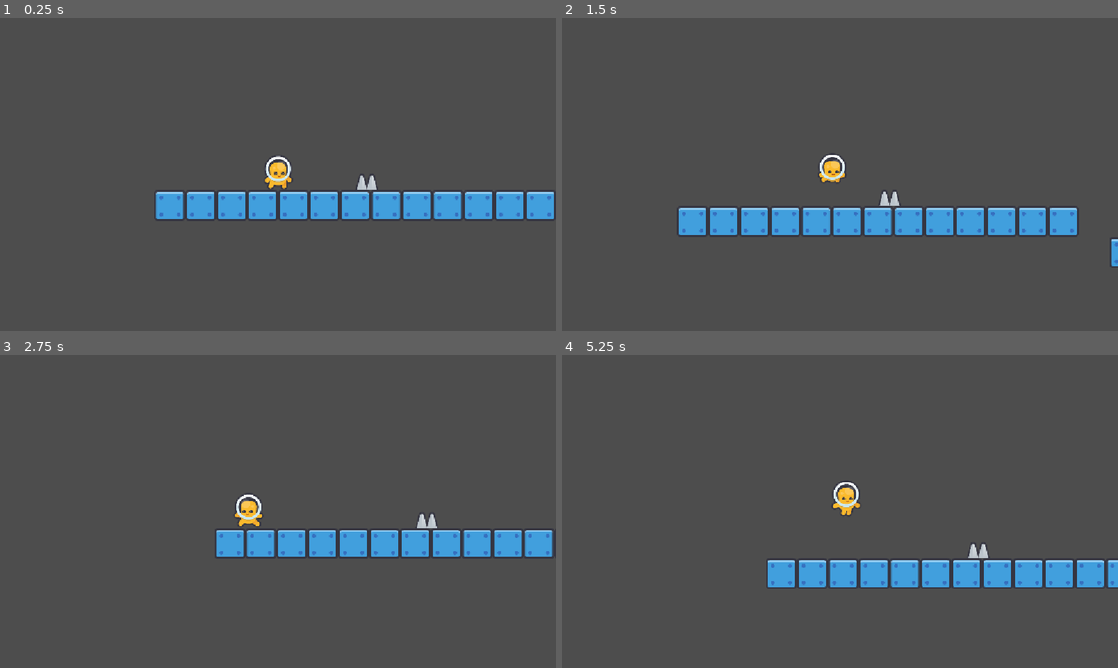
Above: before the commit, frames 1-4 (two rows, left to right).
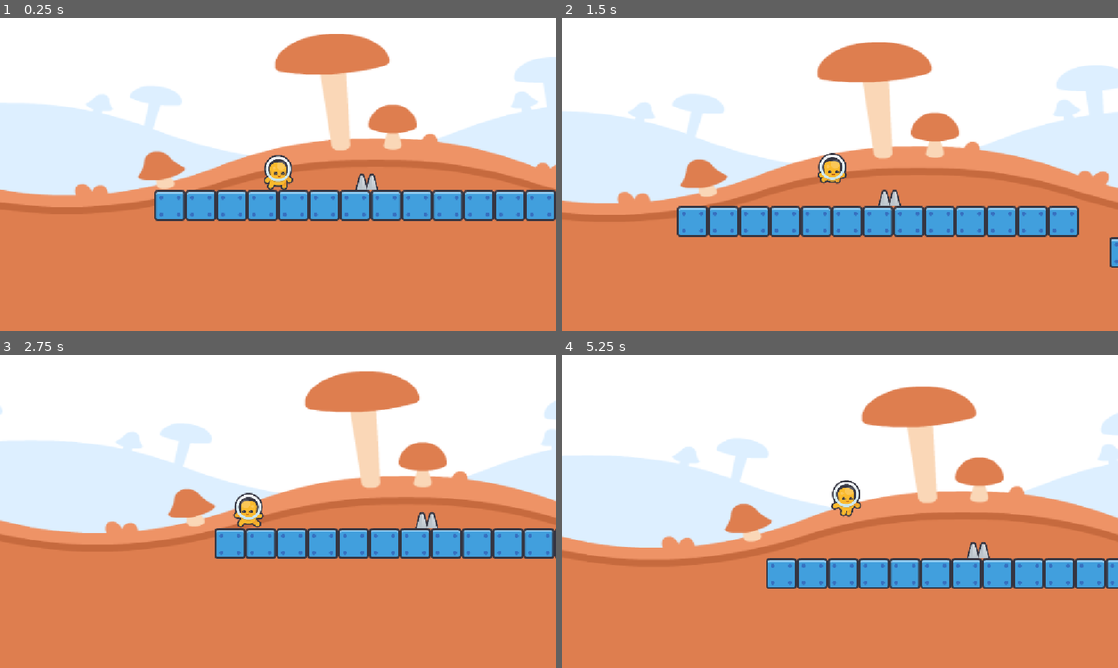
Above: after the commit, the same moments.

Repository: SevvyP/platform-tutorial
Game: Godot game, scene res://scenes/level_1.tscn
Same seed, same stepped clock (60 frames per second), same inputs: the game is played once before the commit and once after it.
Inputs:
- Up to frame 1 (0.25 s): no input
- Up to frame 2 (1.5 s): tap Enter (ui_accept) at 0.5, 0.6, 0.77, 1.07, 1.35 s; hold Right (ui_right) from 0.53 s (still down)
- Up to frame 3 (2.75 s): tap Enter (ui_accept) at 1.52, 1.82, 2.1 s; release Right (ui_right) at 2.03 s; hold Left (ui_left) from 2.03 s (still down)
- Up to frame 4 (5.25 s): release Left (ui_left) at 2.78 s; hold Right (ui_right) 2.78-4.28 s; tap Enter (ui_accept) at 2.85, 3.02, 3.32, 3.6, 3.77, 4.07, 4.35, 4.52, 4.82, 5.1 s; hold Left (ui_left) 4.28-5.03 s; hold Right (ui_right) from 5.03 s (still down)

The runs differ from the first frame. In frame 1, 92% of the frame differs, in the area x 0-100%, y 0-100%; in frame 2, 92%; in frame 3, 93%; in frame 4, 93%.

Commit message:
final tutorial

Diff:
--- a/prefabs/player.tscn
+++ b/prefabs/player.tscn
@@ -2,6 +2,8 @@
 
 [ext_resource type="Script" uid="uid://bulaap527h3k" path="res://scripts/player.gd" id="1_4dohe"]
 [ext_resource type="Texture2D" uid="uid://jkf7jpbbecld" path="res://sprites/spritesheet-characters-default.png" id="2_4dohe"]
+[ext_resource type="AudioStream" uid="uid://cgyhauy4k5yty" path="res://sounds/sfx_jump.ogg" id="3_r66lb"]
+[ext_resource type="AudioStream" uid="uid://b5fdyey8up44q" path="res://sounds/sfx_disappear.ogg" id="4_1txc5"]
 
 [sub_resource type="RectangleShape2D" id="RectangleShape2D_31sbn"]
 size = Vector2(64, 72)
@@ -99,3 +101,9 @@
 autoplay = "idle"
 frame = 2
 frame_progress = 1.0
+
+[node name="jumpsound" type="AudioStreamPlayer" parent="." unique_id=1994579806]
+stream = ExtResource("3_r66lb")
+
+[node name="deathsound" type="AudioStreamPlayer" parent="." unique_id=1617069262]
+stream = ExtResource("4_1txc5")
--- a/scenes/level_1.tscn
+++ b/scenes/level_1.tscn
@@ -4,6 +4,7 @@
 [ext_resource type="PackedScene" uid="uid://bj5v0jlsdj2a8" path="res://prefabs/spike.tscn" id="3_4nkto"]
 [ext_resource type="Texture2D" uid="uid://wbkxqwb7w2kb" path="res://sprites/spritesheet-tiles-default.png" id="4_4nkto"]
 [ext_resource type="PackedScene" uid="uid://b5kt88kiq4wbh" path="res://prefabs/portal.tscn" id="4_5xbjy"]
+[ext_resource type="Texture2D" uid="uid://dpma1d3sku3l1" path="res://sprites/background_color_mushrooms.png" id="5_4nkto"]
 
 [sub_resource type="TileSetAtlasSource" id="TileSetAtlasSource_fcfvj"]
 texture = ExtResource("4_4nkto")
@@ -364,6 +365,18 @@
 
 [node name="level1" type="Node2D" unique_id=1888188245]
 
+[node name="background" type="Parallax2D" parent="." unique_id=1563056026]
+scale = Vector2(1.1067339, 0.81881946)
+scroll_scale = Vector2(0.5, 0.5)
+scroll_offset = Vector2(0, -224)
+repeat_size = Vector2(1152, 0)
+
+[node name="Sprite2D" type="Sprite2D" parent="background" unique_id=1402478215]
+scale = Vector2(2.255, 2.255)
+texture = ExtResource("5_4nkto")
+centered = false
+offset = Vector2(0, -38.895)
+
 [node name="player" parent="." unique_id=600784724 instance=ExtResource("1_5xbjy")]
 position = Vector2(576, 224)
 
--- a/scripts/player.gd
+++ b/scripts/player.gd
@@ -1,6 +1,9 @@
 extends CharacterBody2D
 
 @onready var animation : AnimatedSprite2D = $AnimatedSprite2D
+@onready var jumpsound: AudioStreamPlayer = $jumpsound
+@onready var deathsound: AudioStreamPlayer = $deathsound
+
 const SPEED = 300.0
 const JUMP_VELOCITY = -400.0
 const START_POSITION = Vector2(576, 208)
@@ -14,6 +17,7 @@
 	# Handle jump.
 	if Input.is_action_just_pressed("ui_accept") and is_on_floor():
 		velocity.y = JUMP_VELOCITY
+		jumpsound.play()
 
 	# Get the input direction and handle the movement/deceleration.
 	# As good practice, you should replace UI actions with custom gameplay actions.
@@ -45,4 +49,5 @@
 
 
 func respawn():
+	deathsound.play()
 	position = START_POSITION
Not shown, added: scripts/sfx_disappear.ogg.import
Not shown, added: sounds/sfx_disappear.ogg.import
Not shown, added: sounds/sfx_jump.ogg.import
Binary file added: sprites/background_color_mushrooms.png
Not shown, added: sprites/background_color_mushrooms.png.import
Not shown, added: scripts/sfx_disappear.ogg
Not shown, added: sounds/sfx_disappear.ogg
Not shown, added: sounds/sfx_jump.ogg
